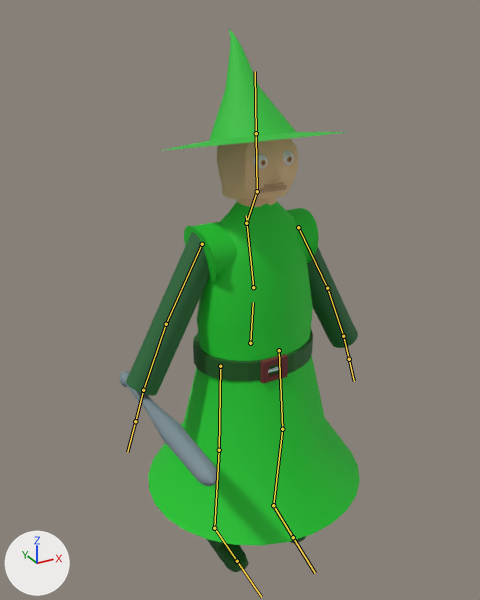
The FBX model WPBTesting/Assets/CharWizGreenBat.fbx: old version first, new version second.
Rendered twice from a camera (50 mm lens) standing at (-3.69, -6.44, 2.53) and looking at (-0.17, -0.03, -0.67). Arrows for +X, +Y and +Z are at lower left; the lights stay in place. The bones that bend it are drawn over the model as lines.

In view in the first picture: 'Shoulders'.
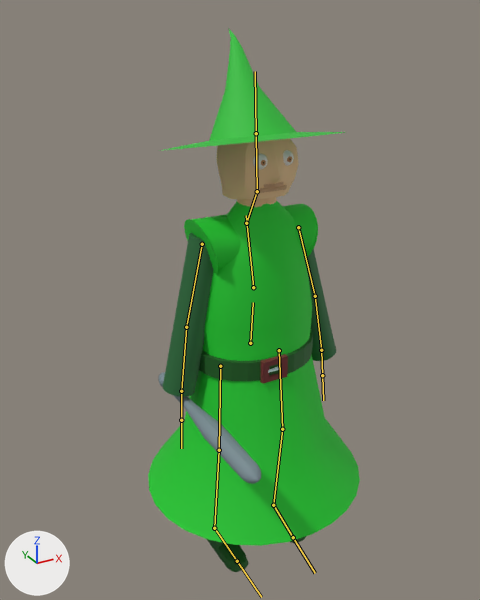
The newer file adds an action. The first version stands in its rest pose; the second is drawn at frame 1 of the action 'Armature|Idle'.

What the commit changed:
Bone 'UpperArm.L' (bone_upperarm_l) turns from (0, 0, 0) to (-12, 0, 0) degrees about its own x, y and z.
Bone 'UpperArm.R.001' (bone_upperarm_r_001) turns from (0, 0, 0) to (16, 0, 0) degrees about its own x, y and z.

What differs and where, as boxes (x1, y1, x2, y2) in the pictures (480 x 600 px):
'Shoulders', posed (12% narrower): before (120, 28, 360, 572); after (148, 28, 360, 572)
bone 'UpperArm.L', root to tip: before (298, 227) to (327, 288); after (298, 227) to (315, 296)
bone 'UpperArm.R.001', root to tip: before (202, 244) to (166, 324); after (202, 244) to (186, 327)
